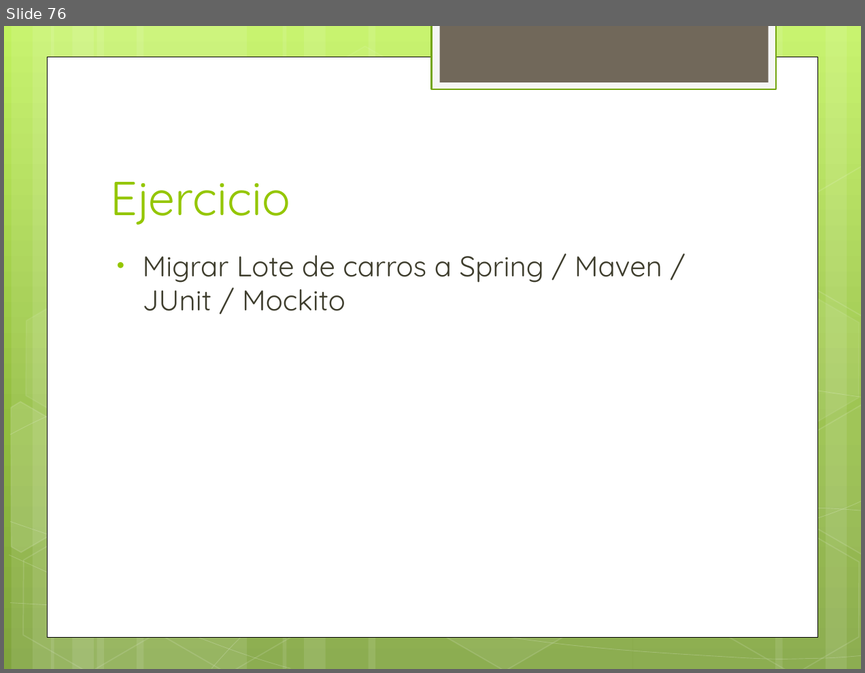
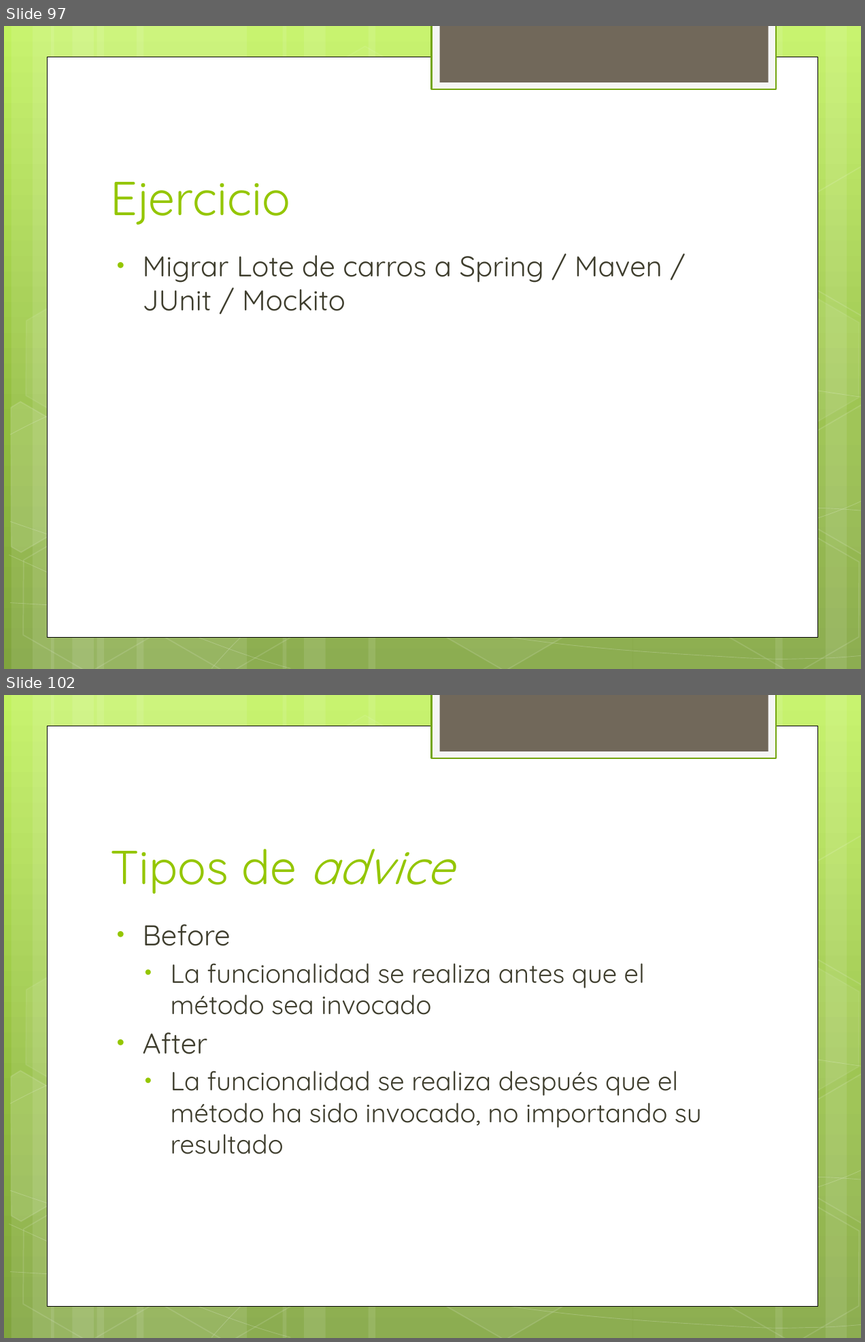
Before and after one commit to jdmr/CursoSpring, a slide deck: Presentation1.pptx. Shown one above the other, each under a label of ours: slide 76 before the commit, slides 97 and 102 after it; the slides between them are not shown. The pictures are 865x673 and 865x1342 pixels, drawn with LibreOffice and Linux fonts; fonts in the diff are those of the drawing. Boxes give left, top, right and bottom in pixels: in the first picture for what was removed or moved away, otherwise in the second. Text is boxed around its words. In the diff, an @@ line names an element or a change of style, - is before the commit and + after.

```diff
--- a/Presentation1.pptx
+++ b/Presentation1.pptx
@@ slide 102 added at <box>4,695,861,1338</box>, background gradient #C3F35F to #93BF3F to #81A53E; not listed: 31 template elements that a slide beside it also shows @@
@@ title added at <box>110,849,453,894</box>, 40 pt, text #94C600 @@
+Tipos de advice
@@ text added at <box>143,924,702,1154</box>, 22 pt, text #3E3D2D @@
+• Before
+  • La funcionalidad se realiza antes que el método sea invocado
+• After
+  • La funcionalidad se realiza después que el método ha sido invocado, no importando su resultado
@@ what was slide 76 is now slide 97 @@
```
Also in this commit, not shown: 49 other slides added.
